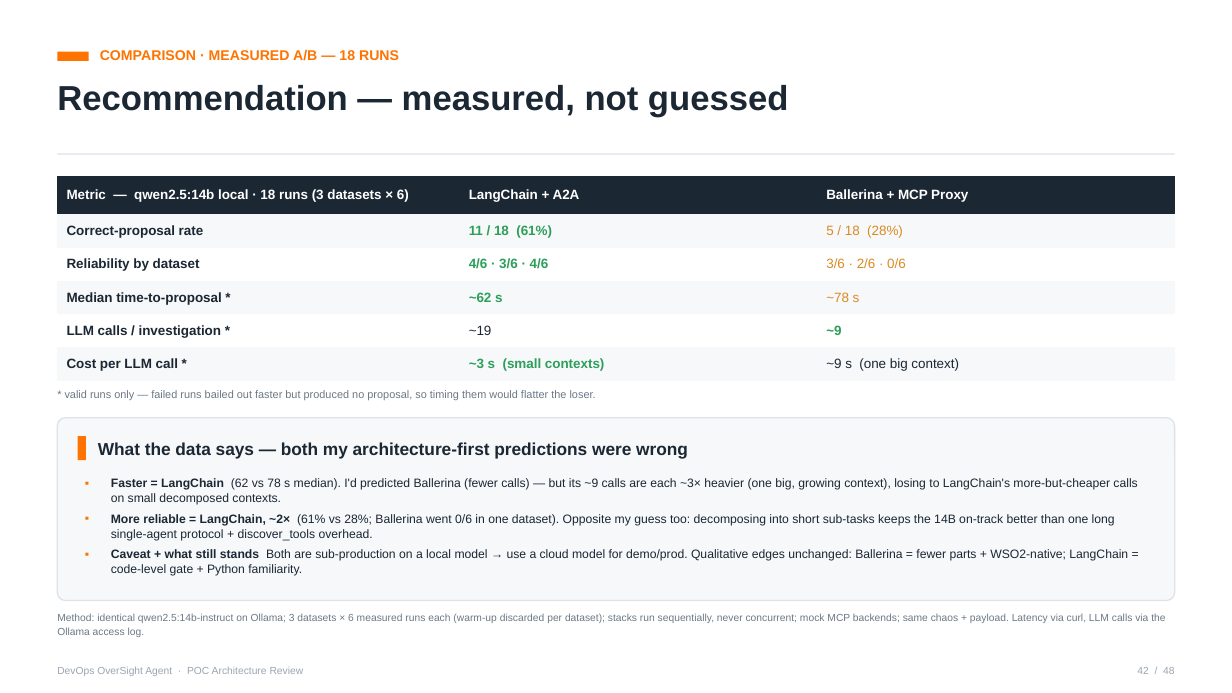
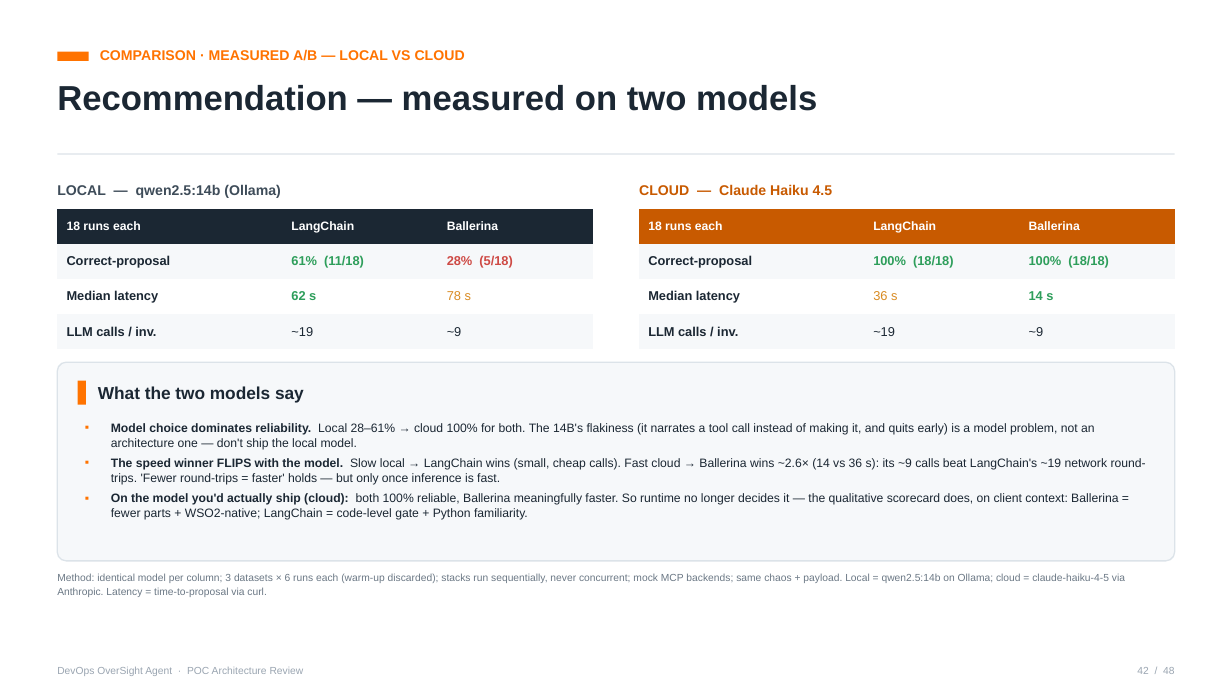
Before and after one commit to BechtelCanDoIt/DevOpsOverSightAgent, a slide deck: slide 42 of presentation/DevOps-OverSight-Agent-POC-Review.pptx. Drawn at 1232x693 pixels with LibreOffice and Linux fonts; fonts in the diff are those of the drawing. Boxes give left, top, right and bottom in pixels: in the first picture for what was removed or moved away, otherwise in the second. Text is boxed around its words. In the diff, an @@ line names an element or a change of style, - is before the commit and + after.

Commit message:
Presentation work

```diff
--- a/presentation/DevOps-OverSight-Agent-POC-Review.pptx
+++ b/presentation/DevOps-OverSight-Agent-POC-Review.pptx
@@ text at [100,49,465,61]: text changed @@
-COMPARISON · MEASURED A/B — 18 RUNS
+COMPARISON · MEASURED A/B — LOCAL VS CLOUD
@@ text at [57,85,817,111]: text changed @@
-Recommendation — measured, not guessed
+Recommendation — measured on two models
@@ table removed at [57,176,1175,381], 6 rows, 3 columns @@
-Metric — qwen2.5:14b local · 18 runs (3 datasets × 6) | LangChain + A2A | Ballerina + MCP Proxy
-Correct-proposal rate | 11 / 18 (61%) | 5 / 18 (28%)
-Reliability by dataset | 4/6 · 3/6 · 4/6 | 3/6 · 2/6 · 0/6
-Median time-to-proposal * | ~62 s | ~78 s
-LLM calls / investigation * | ~19 | ~9
-Cost per LLM call * | ~3 s (small contexts) | ~9 s (one big context)
@@ text added at [57,184,281,198], 11 pt, text #3E4C59, bold @@
+LOCAL — qwen2.5:14b (Ollama)
@@ table added at [57,209,592,349], 4 rows, 3 columns @@
+18 runs each | LangChain | Ballerina
+Correct-proposal | 61% (11/18) | 28% (5/18)
+Median latency | 62 s | 78 s
+LLM calls / inv. | ~19 | ~9
@@ text added at [639,184,833,195], 11 pt, text #C85A00, bold @@
+CLOUD — Claude Haiku 4.5
@@ table added at [640,209,1175,349], 4 rows, 3 columns @@
+18 runs each | LangChain | Ballerina
+Correct-proposal | 100% (18/18) | 100% (18/18)
+Median latency | 36 s | 14 s
+LLM calls / inv. | ~19 | ~9
@@ rounded rectangle: place and size @@
-rounded rectangle at [57,418,1175,601]
+rounded rectangle at [57,362,1175,561]
@@ rectangle: place and size @@
-rectangle at [78,436,86,460]
+rectangle at [78,381,86,405]
@@ text added at [98,386,304,403], 13.5 pt, text #1B2733, bold @@
+What the two models say
@@ text removed at [65,390,596,400] @@
-* valid runs only — failed runs bailed out faster but produced no proposal, so timing them would flatter the loser.
@@ text removed at [98,442,688,458] @@
-What the data says — both my architecture-first predictions were wrong
@@ text added at [111,423,1146,520], 9.5 pt, text #1B2733 @@
+▪ Model choice dominates reliability. Local 28–61% → cloud 100% for both. The 14B's flakiness (it narrates a tool call instead of making it, and quits early) is a model problem, not an architecture one — don't ship the local model.
+▪ The speed winner FLIPS with the model. Slow local → LangChain wins (small, cheap calls). Fast cloud → Ballerina wins ~2.6× (14 vs 36 s): its ~9 calls beat LangChain's ~19 network round-trips. 'Fewer round-trips = faster' holds — but only once inference is fast.
+▪ On the model you'd actually ship (cloud): both 100% reliable, Ballerina meaningfully faster. So runtime no longer decides it — the qualitative scorecard does, on client context: Ballerina = fewer parts + WSO2-native; LangChain = code-level gate + Python familiarity.
@@ text removed at [111,478,1137,576] @@
-▪ Faster = LangChain (62 vs 78 s median). I'd predicted Ballerina (fewer calls) — but its ~9 calls are each ~3× heavier (one big, growing context), losing to LangChain's more-but-cheaper calls on small decomposed contexts.
-▪ More reliable = LangChain, ~2× (61% vs 28%; Ballerina went 0/6 in one dataset). Opposite my guess too: decomposing into short sub-tasks keeps the 14B on-track better than one long single-agent protocol + discover_tools overhead.
-▪ Caveat + what still stands Both are sub-production on a local model → use a cloud model for demo/prod. Qualitative edges unchanged: Ballerina = fewer parts + WSO2-native; LangChain = code-level gate + Python familiarity.
@@ text at [57,573,1125,597]: text changed @@
-Method: identical qwen2.5:14b-instruct on Ollama; 3 datasets × 6 measured runs each (warm-up discarded per dataset); stacks run sequentially, never concurrent; mock MCP backends; same chaos + payload. Latency via curl, LLM calls via the Ollama access log.
+Method: identical model per column; 3 datasets × 6 runs each (warm-up discarded); stacks run sequentially, never concurrent; mock MCP backends; same chaos + payload. Local = qwen2.5:14b on Ollama; cloud = claude-haiku-4-5 via Anthropic. Latency = time-to-proposal via curl.
```
Also in this commit, not shown: 11 other files.
